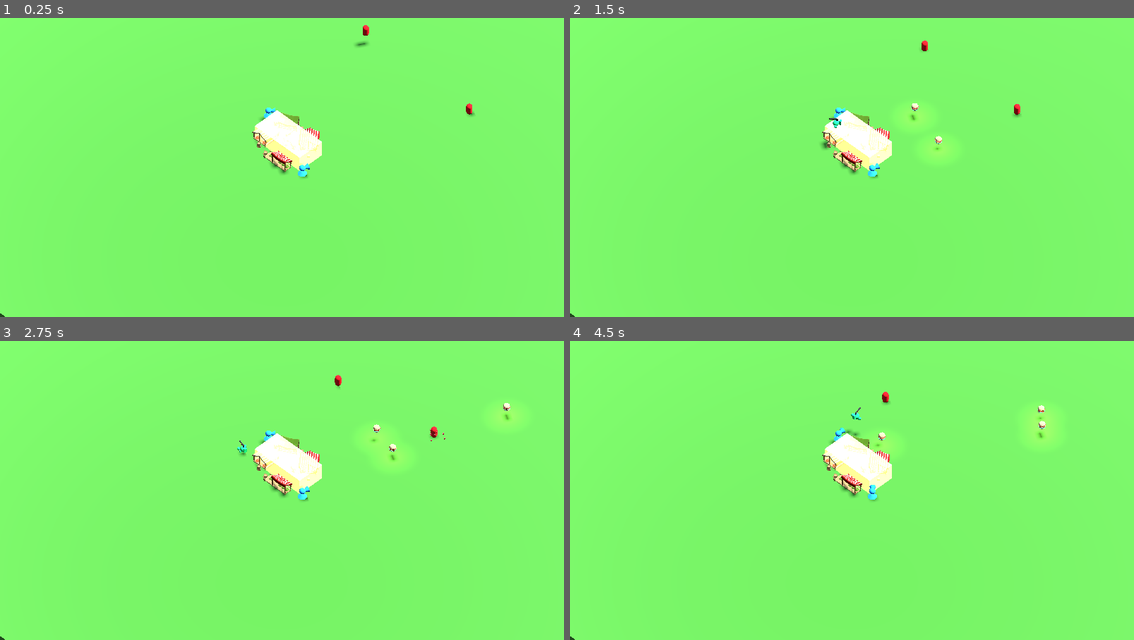
Above: before the commit, frames 1-4 (two rows, left to right).
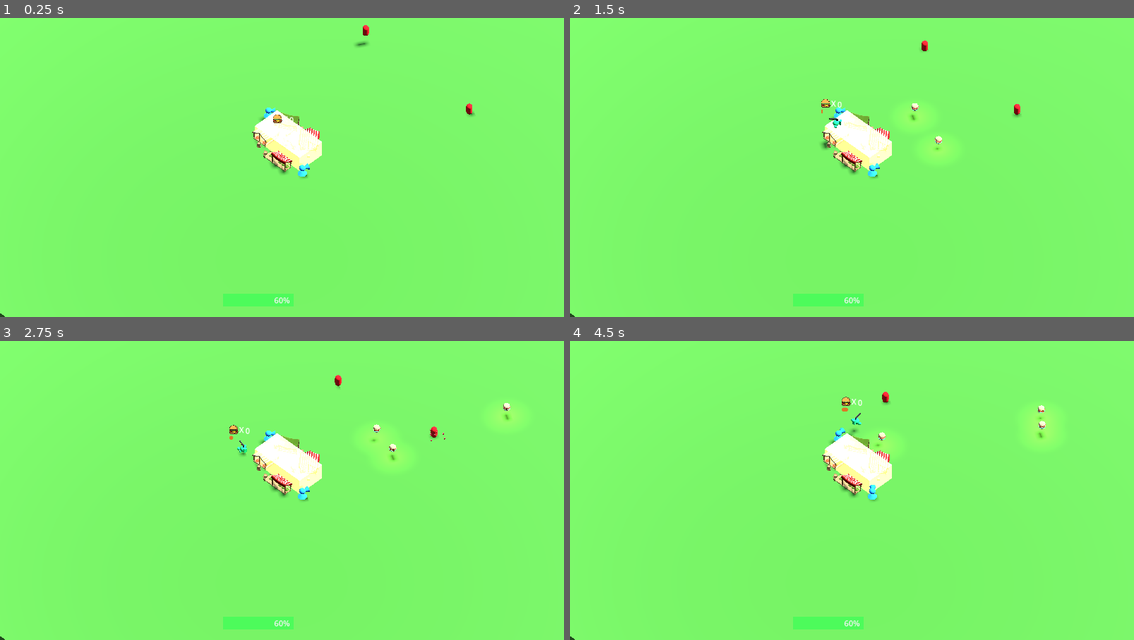
Above: after the commit, the same moments.

Repository: warrenscipio/last-stand-game-jam
Game: Godot game, scene res://world.tscn
Same seed, same stepped clock (60 frames per second), same inputs: the game is played once before the commit and once after it. This scene is started directly instead of the project's main scene.
Inputs (mouse positions are in pixels of both pictures, inside the frame that each line leads up to):
- Up to frame 1 (0.25 s): no input
- Up to frame 2 (1.5 s): tap Enter (ui_accept) at 0.5, 0.77 s; move the mouse to (976, 143) at 0.52 s; hold D (move_right) 0.53-1.28 s; tap B (make_burger, bound only after the commit) at 0.6 s; move the mouse to (739, 173) at 1.27 s; hold S (move_down) from 1.28 s (still down); right-click (739, 173) at 1.35 s
- Up to frame 3 (2.75 s): tap Enter (ui_accept) at 1.52 s; tap B (make_burger, bound only after the commit) at 1.55, 2.3 s; move the mouse to (338, 412) at 2.02 s; release S (move_down) at 2.03 s; hold D (move_right) from 2.03 s (still down); tap F (atk) at 2.1 s
- Up to frame 4 (4.5 s): move the mouse to (823, 544) at 2.77 s; release D (move_right) at 2.78 s; hold W (move_up) 2.78-3.53 s; tap E (interact) at 2.85 s; tap Enter (ui_accept) at 3.02, 3.77 s; tap B (make_burger, bound only after the commit) at 3.05, 3.8 s; move the mouse to (1021, 529) at 3.52 s; hold A (move_left) from 3.53 s (still down); tap T (pickup) at 3.6 s; move the mouse to (682, 433) at 4.27 s; tap Shift (run) at 4.35 s

The runs differ from the first frame. In frame 1, 0.6% of the frame differs, in the area x 39-53%, y 32-97%; in frame 2, 0.6%; in frame 3, 0.6%; in frame 4, 0.7%, in the area x 39-53%, y 18-97%.

Commit message:
player hud

Diff:
--- a/Scenes/burger_stand.tscn
+++ b/Scenes/burger_stand.tscn
@@ -15,6 +15,11 @@
 lightmap_size_hint = Vector2i(79, 86)
 material = SubResource("StandardMaterial3D_etf6q")
 size = Vector3(10, 3, 5)
+
+[sub_resource type="StyleBoxEmpty" id="StyleBoxEmpty_f53my"]
+
+[sub_resource type="StyleBoxFlat" id="StyleBoxFlat_xyq8j"]
+bg_color = Color(0.301961, 0.984314, 0.356863, 1)
 
 [node name="burgerStand" type="Node3D"]
 
@@ -48,3 +53,24 @@
 [node name="MeshInstance3D" type="MeshInstance3D" parent="."]
 mesh = SubResource("BoxMesh_uv1ns")
 skeleton = NodePath("../../Area3D")
+
+[node name="CanvasLayer" type="CanvasLayer" parent="."]
+
+[node name="standHealth" type="ProgressBar" parent="CanvasLayer"]
+z_index = 1
+anchors_preset = -1
+anchor_left = 0.5
+anchor_top = 1.0
+anchor_right = 0.5
+anchor_bottom = 1.0
+offset_left = -120.0
+offset_top = -48.0
+offset_right = 120.0
+offset_bottom = -21.0
+grow_horizontal = 2
+grow_vertical = 0
+size_flags_horizontal = 4
+size_flags_vertical = 8
+theme_override_styles/background = SubResource("StyleBoxEmpty_f53my")
+theme_override_styles/fill = SubResource("StyleBoxFlat_xyq8j")
+value = 60.0
--- a/Scenes/player.tscn
+++ b/Scenes/player.tscn
@@ -1,8 +1,9 @@
-[gd_scene load_steps=22 format=3 uid="uid://c6vk43xiu5l88"]
+[gd_scene load_steps=23 format=3 uid="uid://c6vk43xiu5l88"]
 
 [ext_resource type="Texture2D" uid="uid://cqupl4w17wqdn" path="res://Textures/green_grid.png" id="1_8px2x"]
 [ext_resource type="PackedScene" uid="uid://2ofpufno0t6x" path="res://Scenes/gun.tscn" id="2_vmdxr"]
 [ext_resource type="Script" path="res://Scripts/player.gd" id="3_61bx1"]
+[ext_resource type="PackedScene" uid="uid://do8ytoqvq7qtn" path="res://Scenes/player_hud.tscn" id="4_w10pu"]
 
 [sub_resource type="CapsuleShape3D" id="CapsuleShape3D_1xr3q"]
 
@@ -217,3 +218,5 @@
 }
 
 [node name="NavigationAgent3D" type="NavigationAgent3D" parent="."]
+
+[node name="playerHud" parent="." instance=ExtResource("4_w10pu")]
--- /dev/null
+++ b/Scenes/player_hud.tscn
@@ -0,0 +1,55 @@
+[gd_scene load_steps=5 format=3 uid="uid://do8ytoqvq7qtn"]
+
+[ext_resource type="Script" path="res://Scripts/player_hud.gd" id="1_6gl1j"]
+[ext_resource type="Texture2D" uid="uid://drotdbehcsua0" path="res://Images/burger.png" id="2_y0qwk"]
+
+[sub_resource type="StyleBoxEmpty" id="StyleBoxEmpty_vvh88"]
+
+[sub_resource type="StyleBoxFlat" id="StyleBoxFlat_2y88o"]
+bg_color = Color(0.858824, 0.47451, 0.156863, 1)
+border_color = Color(0, 0, 0.0588235, 1)
+corner_radius_top_left = 10
+corner_radius_top_right = 10
+corner_radius_bottom_right = 10
+corner_radius_bottom_left = 10
+
+[node name="playerHud" type="Node2D"]
+script = ExtResource("1_6gl1j")
+
+[node name="Label2" type="Label" parent="."]
+offset_left = -4.0
+offset_top = -35.0
+offset_right = 8.0
+offset_bottom = -12.0
+text = "X"
+
+[node name="Sprite2D" type="Sprite2D" parent="."]
+position = Vector2(-15, -24)
+scale = Vector2(0.0585938, 0.0585937)
+texture = ExtResource("2_y0qwk")
+
+[node name="Label" type="Label" parent="."]
+offset_left = 9.0
+offset_top = -33.0
+offset_right = 49.0
+offset_bottom = -10.0
+text = "0
+"
+
+[node name="burgerBar" type="ProgressBar" parent="."]
+z_index = 1
+anchors_preset = 8
+anchor_left = 0.5
+anchor_top = 0.5
+anchor_right = 0.5
+anchor_bottom = 0.5
+offset_left = -24.0
+offset_top = -11.0
+offset_right = 26.0
+offset_bottom = -3.0
+grow_horizontal = 2
+grow_vertical = 2
+theme_override_styles/background = SubResource("StyleBoxEmpty_vvh88")
+theme_override_styles/fill = SubResource("StyleBoxFlat_2y88o")
+value = 100.0
+show_percentage = false
--- a/Scenes/turret.tscn
+++ b/Scenes/turret.tscn
@@ -72,6 +72,8 @@
 script = ExtResource("1_xh8rv")
 
 [node name="StaticBody3D" type="StaticBody3D" parent="."]
+collision_layer = 0
+collision_mask = 0
 
 [node name="CollisionShape3D" type="CollisionShape3D" parent="StaticBody3D"]
 transform = Transform3D(1, 0, 0, 0, 1, 0, 0, 0, 1, 0.0121613, 0.588974, 0.0303345)
--- a/Scripts/player.gd
+++ b/Scripts/player.gd
@@ -16,6 +16,7 @@
 @onready var collisionShape = $CollisionShape3D
 @export var z_depth = 30
 @onready var ray_cast_3d = $"../../Camera3D/RayCast3D"
+@onready var player_hud = $playerHud
 
 var SPEED = 5
 const JUMP_VELOCITY = 8
@@ -48,8 +49,11 @@
 		look_at(ray_cast_3d.get_collision_point())
 		current_mouse_pos = event
 
+func _physics_process(delta):
 
-func _physics_process(delta):
+	var over_player = global_position
+	over_player
+	player_hud.position = world_cam.unproject_position(global_position) + Vector2(-5,-25)
 
 	if !animation_player.is_playing():
 		is_locked = false
@@ -61,6 +65,7 @@
 			instance.position = gun_barrel.global_position
 			instance.transform.basis = gun_barrel.global_transform.basis
 			get_parent().get_parent().add_child(instance)
+
 
 	# broadly speaking, the player shouldn't manage the physics of throwing
 	# or activating, deactivating it.
--- /dev/null
+++ b/Scripts/player_hud.gd
@@ -0,0 +1,26 @@
+extends Node2D
+@onready var label = $Label
+@onready var burger_bar = $burgerBar
+var count = 0
+@export var burger_capacity = 5
+
+# Called when the node enters the scene tree for the first time.
+func _ready():
+	burger_bar.value = 0
+	label.text = str(0)
+	pass # Replace with function body.
+
+func _input(event):
+	if Input.is_action_just_pressed("make_burger"):
+		burger_bar.value = burger_bar.value + 5
+	pass
+
+# Called every frame. 'delta' is the elapsed time since the previous frame.
+func _process(delta):
+	label.text = str(count)
+	if burger_bar.value == burger_bar.max_value:
+		if count < burger_capacity:
+			count = count +1
+			burger_bar.value = 0
+
+	pass
--- a/project.godot
+++ b/project.godot
@@ -79,3 +79,8 @@
 "events": [Object(InputEventKey,"resource_local_to_scene":false,"resource_name":"","device":-1,"window_id":0,"alt_pressed":false,"shift_pressed":false,"ctrl_pressed":false,"meta_pressed":false,"pressed":false,"keycode":0,"physical_keycode":84,"key_label":0,"unicode":116,"echo":false,"script":null)
 ]
 }
+make_burger={
+"deadzone": 0.5,
+"events": [Object(InputEventKey,"resource_local_to_scene":false,"resource_name":"","device":-1,"window_id":0,"alt_pressed":false,"shift_pressed":false,"ctrl_pressed":false,"meta_pressed":false,"pressed":false,"keycode":0,"physical_keycode":66,"key_label":0,"unicode":98,"echo":false,"script":null)
+]
+}
Binary file added: Images/ProgressBar/BarV6_Bar.png
Not shown, added: Images/ProgressBar/BarV6_Bar.png.import
Binary file added: Images/ProgressBar/BarV7_Bar.png
Not shown, added: Images/ProgressBar/BarV7_Bar.png.import
Binary file added: Images/ProgressBar/BarV7_ProgressBar.png
Not shown, added: Images/ProgressBar/BarV7_ProgressBar.png.import
Binary file added: Images/ProgressBar/BarV7_ProgressBarBorder.png
Not shown, added: Images/ProgressBar/BarV7_ProgressBarBorder.png.import
Binary file added: Images/burger.png
Not shown, added: Images/burger.png.import
Not shown: 1 places in Scenes/burger_stand.tscn that only renumber resources
